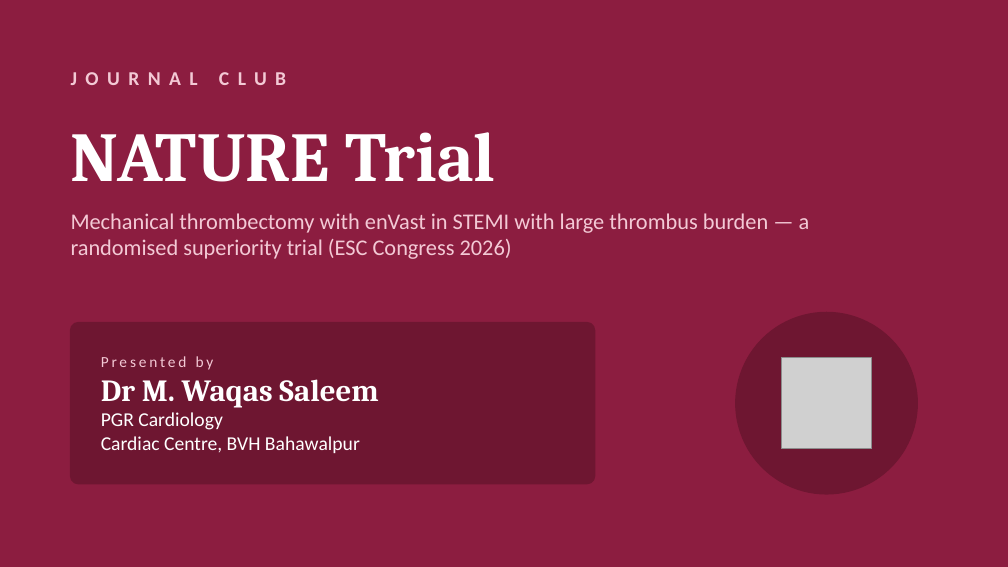
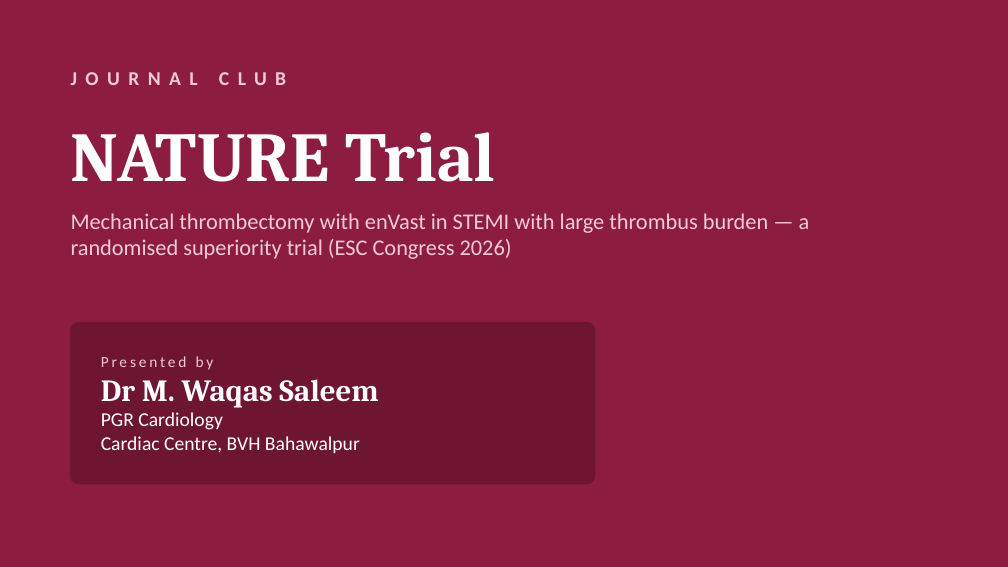
Before and after one commit to Waqar-msx9t/cs8630-A, a slide deck: slide 1 of presentations/NATURE_Trial_2026.pptx. Drawn at 1008x567 pixels with LibreOffice and Linux fonts; fonts in the diff are those of the drawing; grey boxes stand for pictures. Boxes give left, top, right and bottom in pixels: in the first picture for what was removed or moved away, otherwise in the second. Text is boxed around its words. In the diff, an @@ line names an element or a change of style, - is before the commit and + after.

```diff
--- a/presentations/NATURE_Trial_2026.pptx
+++ b/presentations/NATURE_Trial_2026.pptx
@@ ellipse removed at box(736, 312, 917, 494) @@
@@ picture removed at box(781, 358, 872, 449) @@
```
Also in this commit, not shown: 15 other slides changed, 2 other files.
